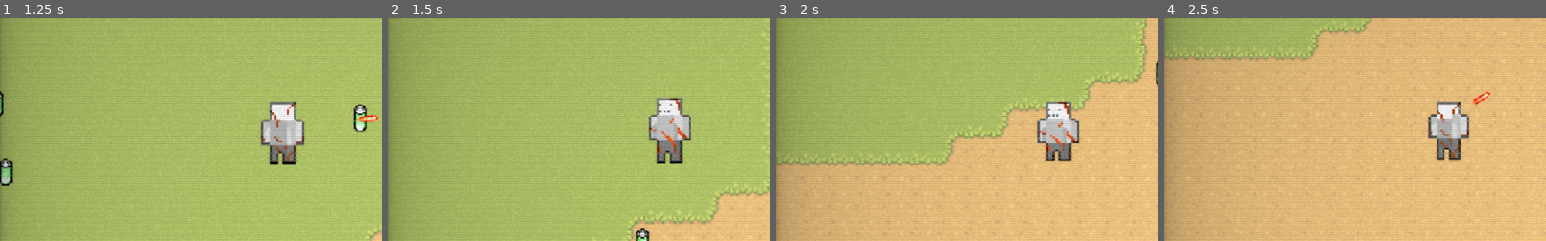
Above: before the commit, frames 1-4 (left to right).
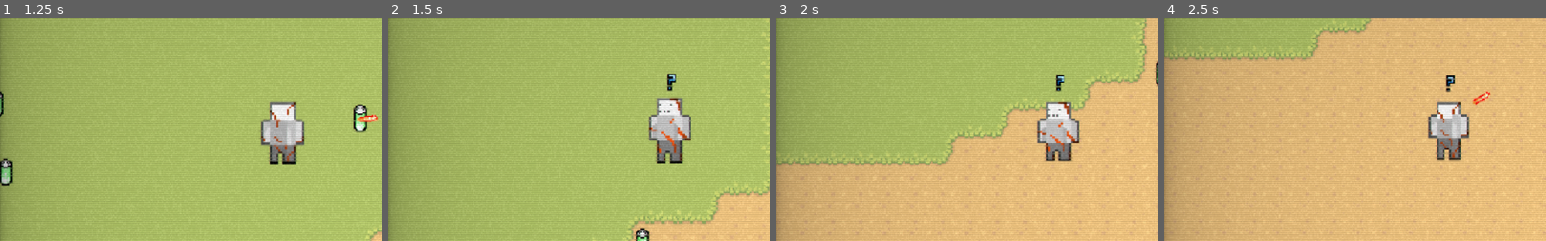
Above: after the commit, the same moments.

Repository: benhmoore/game-design-astral
Game: Godot game, scene res://scenes/Main.tscn
The game is run twice, just before and just after one commit, with the same random seed, the same clock (stepped at 60 frames per second) and the same inputs. This scene is started directly instead of the project's main scene.
Inputs (mouse positions are % of the whole screen's width and height, from its top left):
- Up to frame 1 (1.25 s): move the mouse to (72, 45) at 0.52 s; press the mouse at (72, 45) at 0.53 s; hold D (move_right) from 0.53 s (still down)
- Up to frame 2 (1.5 s): move the mouse to (30, 55) at 1.27 s; release D (move_right) at 1.28 s; release the mouse at (30, 55) at 1.28 s; hold S (move_down) from 1.28 s (still down); tap Shift (action_sprint) at 1.35 s
- Up to frame 3 (2 s): keep holding S (move_down)
- Up to frame 4 (2.5 s): move the mouse to (60, 28) at 2.02 s; release S (move_down) at 2.03 s; press the mouse at (60, 28) at 2.03 s; hold D (move_right) from 2.03 s (still down)
The pictures show only the part of the screen within x 0-50%, y 24-74%; the shares and areas given below are measured in that part.

Frame 1 is identical in both runs. In frame 2, 0.2% of the frame differs, in the area x 72-76%, y 24-33%; in frame 3, 0.1%; in frame 4, 0.2%.

Commit message:
Added question emote for testing purposes.

Diff:
--- a/scenes/player/PlayerCharacter.tscn
+++ b/scenes/player/PlayerCharacter.tscn
@@ -144,7 +144,6 @@
 position = Vector2( 25.6667, 26 )
 frames = SubResource( 2 )
 animation = "idle.front.right"
-frame = 1
 speed_scale = 0.8
 playing = true
 
--- a/scripts/pickups/Battery.gd
+++ b/scripts/pickups/Battery.gd
@@ -22,6 +22,7 @@
 			# Code to execute when the battery is close enough to the player
 
 			colliding_body.heal(1) # Heal the player by 1 unit
+			colliding_body.emote_question(1.5)
 			queue_free()
 
 func _on_BatteryArea2D_body_entered(body):
--- a/scripts/player/PlayerCharacter.gd
+++ b/scripts/player/PlayerCharacter.gd
@@ -248,23 +248,32 @@
 
 	set_health(health - 0.05)
 
-func emote_exclaim():
+func emote_exclaim(duration:float=-1):
 	""" Displays the exclamation mark emote. """
 	emote.frame = 0
 	emote.show()
 	current_emote = emotes.EXLAIM
-
-func emote_question():
+	if duration > 0:
+		yield(get_tree().create_timer(duration), "timeout")
+		emote_idle()
+
+func emote_question(duration:float=-1):
 	""" Displays the question mark emote. """
 	emote.frame = 1
 	emote.show()
 	current_emote = emotes.QUESTION
-
-func emote_love():
+	if duration > 0:
+		yield(get_tree().create_timer(duration), "timeout")
+		emote_idle()
+
+func emote_love(duration:float=-1):
 	""" Displays the heart emote. """
 	emote.frame = 2
 	emote.show()
 	current_emote = emotes.LOVE
+	if duration > 0:
+		yield(get_tree().create_timer(duration), "timeout")
+		emote_idle()
 
 func emote_idle():
 	""" Displays the exclamation mark emote. """
